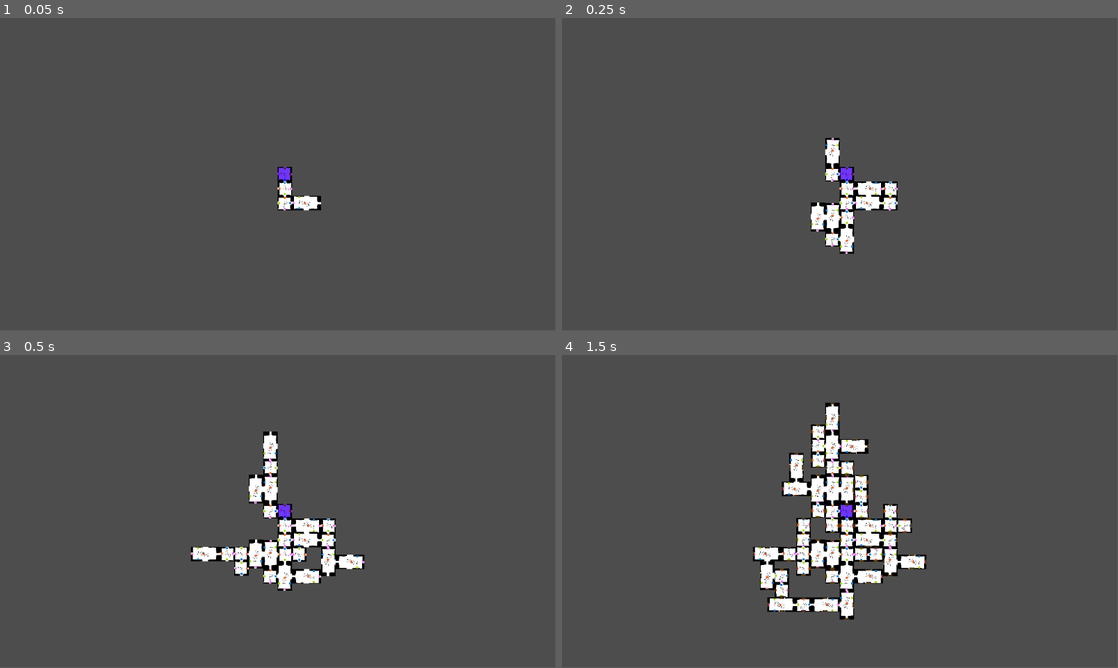
Above: before the commit, frames 1-4 (two rows, left to right).
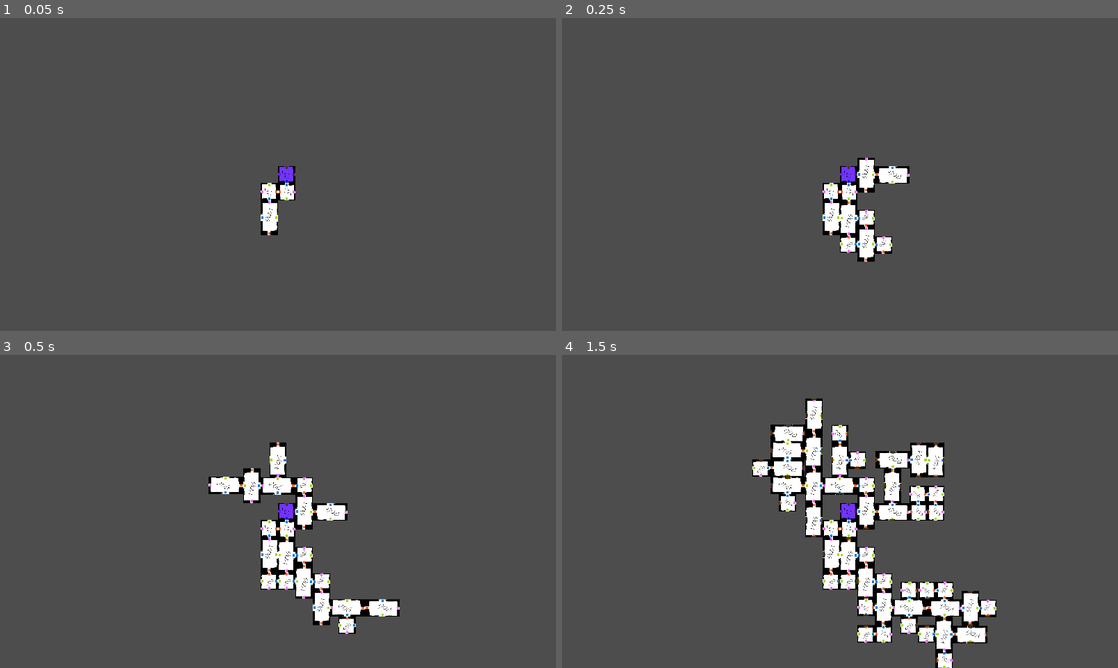
Above: after the commit, the same moments.

Repository: KosmicKroh/baldknobbers
Game: Godot game, scene res://main_game.tscn
The game is run twice, just before and just after one commit, with the same random seed, the same clock (stepped at 60 frames per second) and the same inputs.
Inputs:
- Up to frame 1 (0.05 s): no input
- Up to frame 2 (0.25 s): no input
- Up to frame 3 (0.5 s): no input
- Up to frame 4 (1.5 s): no input
In our replay, the window is 799x449 before the commit and 800x450 after it. These sizes can differ from the game's own. Grey fills any space a smaller window leaves; there, only what the larger window draws over its background counts as a difference.

The runs differ from the first frame. In frame 1, 1.0% of the frame differs, in the area x 46-58%, y 47-70%; in frame 2, 3.3%; in frame 3, 6.8%; in frame 4, 16%, in the area x 34-79%, y 13-100%.

Commit message:
Modified Base Room

Diff:
--- a/baldknobbers-game/closed_exit.tscn
+++ b/baldknobbers-game/closed_exit.tscn
@@ -1,6 +1,9 @@
-[gd_scene load_steps=2 format=3 uid="uid://btoio0vnsrpp4"]
+[gd_scene load_steps=3 format=3 uid="uid://btoio0vnsrpp4"]
 
 [ext_resource type="Texture2D" uid="uid://bfjillf2v8h4a" path="res://RoomSprites/pog.png" id="1_etvrf"]
+
+[sub_resource type="RectangleShape2D" id="RectangleShape2D_etvrf"]
+size = Vector2(30, 100)
 
 [node name="ClosedExit" type="Node2D"]
 
@@ -11,3 +14,9 @@
 offset_bottom = 50.0
 texture = ExtResource("1_etvrf")
 expand_mode = 1
+
+[node name="Hitbox" type="StaticBody2D" parent="."]
+
+[node name="Collider" type="CollisionShape2D" parent="Hitbox"]
+position = Vector2(15, 0)
+shape = SubResource("RectangleShape2D_etvrf")
--- a/baldknobbers-game/main_game.tscn
+++ b/baldknobbers-game/main_game.tscn
@@ -5,6 +5,6 @@
 [node name="MainGame" type="Node2D"]
 
 [node name="Camera2D" type="Camera2D" parent="."]
-zoom = Vector2(0.1, 0.1)
+zoom = Vector2(0.2, 0.2)
 
 [node name="Manor" parent="." instance=ExtResource("1_1oj5k")]
--- a/baldknobbers-game/project.godot
+++ b/baldknobbers-game/project.godot
@@ -11,9 +11,54 @@
 [application]
 
 config/name="Baldknobbers"
+config/description="The Baldknobbers are attempting to burn down the Mayor's Manor! What are you going to do about it?"
+config/version="1.0"
 run/main_scene="uid://t12o18bey1qs"
 config/features=PackedStringArray("4.5", "GL Compatibility")
 config/icon="res://icon.svg"
+
+[display]
+
+window/size/viewport_width=1920
+window/size/viewport_height=1080
+window/stretch/mode="viewport"
+
+[input]
+
+walk_left={
+"deadzone": 0.2,
+"events": [Object(InputEventKey,"resource_local_to_scene":false,"resource_name":"","device":-1,"window_id":0,"alt_pressed":false,"shift_pressed":false,"ctrl_pressed":false,"meta_pressed":false,"pressed":false,"keycode":0,"physical_keycode":65,"key_label":0,"unicode":97,"location":0,"echo":false,"script":null)
+, Object(InputEventKey,"resource_local_to_scene":false,"resource_name":"","device":-1,"window_id":0,"alt_pressed":false,"shift_pressed":false,"ctrl_pressed":false,"meta_pressed":false,"pressed":false,"keycode":0,"physical_keycode":4194319,"key_label":0,"unicode":0,"location":0,"echo":false,"script":null)
+]
+}
+walk_right={
+"deadzone": 0.2,
+"events": [Object(InputEventKey,"resource_local_to_scene":false,"resource_name":"","device":-1,"window_id":0,"alt_pressed":false,"shift_pressed":false,"ctrl_pressed":false,"meta_pressed":false,"pressed":false,"keycode":0,"physical_keycode":68,"key_label":0,"unicode":100,"location":0,"echo":false,"script":null)
+, Object(InputEventKey,"resource_local_to_scene":false,"resource_name":"","device":-1,"window_id":0,"alt_pressed":false,"shift_pressed":false,"ctrl_pressed":false,"meta_pressed":false,"pressed":false,"keycode":0,"physical_keycode":4194321,"key_label":0,"unicode":0,"location":0,"echo":false,"script":null)
+]
+}
+walk_up={
+"deadzone": 0.2,
+"events": [Object(InputEventKey,"resource_local_to_scene":false,"resource_name":"","device":-1,"window_id":0,"alt_pressed":false,"shift_pressed":false,"ctrl_pressed":false,"meta_pressed":false,"pressed":false,"keycode":0,"physical_keycode":87,"key_label":0,"unicode":119,"location":0,"echo":false,"script":null)
+, Object(InputEventKey,"resource_local_to_scene":false,"resource_name":"","device":-1,"window_id":0,"alt_pressed":false,"shift_pressed":false,"ctrl_pressed":false,"meta_pressed":false,"pressed":false,"keycode":0,"physical_keycode":4194320,"key_label":0,"unicode":0,"location":0,"echo":false,"script":null)
+]
+}
+walk_down={
+"deadzone": 0.2,
+"events": [Object(InputEventKey,"resource_local_to_scene":false,"resource_name":"","device":-1,"window_id":0,"alt_pressed":false,"shift_pressed":false,"ctrl_pressed":false,"meta_pressed":false,"pressed":false,"keycode":0,"physical_keycode":4194322,"key_label":0,"unicode":0,"location":0,"echo":false,"script":null)
+, Object(InputEventKey,"resource_local_to_scene":false,"resource_name":"","device":-1,"window_id":0,"alt_pressed":false,"shift_pressed":false,"ctrl_pressed":false,"meta_pressed":false,"pressed":false,"keycode":0,"physical_keycode":83,"key_label":0,"unicode":115,"location":0,"echo":false,"script":null)
+]
+}
+add_fire={
+"deadzone": 0.2,
+"events": [Object(InputEventKey,"resource_local_to_scene":false,"resource_name":"","device":-1,"window_id":0,"alt_pressed":false,"shift_pressed":false,"ctrl_pressed":false,"meta_pressed":false,"pressed":false,"keycode":0,"physical_keycode":69,"key_label":0,"unicode":101,"location":0,"echo":false,"script":null)
+]
+}
+add_water={
+"deadzone": 0.2,
+"events": [Object(InputEventKey,"resource_local_to_scene":false,"resource_name":"","device":-1,"window_id":0,"alt_pressed":false,"shift_pressed":false,"ctrl_pressed":false,"meta_pressed":false,"pressed":false,"keycode":0,"physical_keycode":81,"key_label":0,"unicode":113,"location":0,"echo":false,"script":null)
+]
+}
 
 [rendering]
 
--- a/baldknobbers-game/room1.tscn
+++ b/baldknobbers-game/room1.tscn
@@ -11,14 +11,34 @@
 offset_right = 600.0
 expand_mode = 1
 
+[node name="Arrow2" parent="Layout" index="2"]
+offset_left = 545.0
+offset_right = 585.0
+
+[node name="Arrow3" parent="Layout" index="3"]
+offset_left = 276.0
+offset_right = 316.0
+
+[node name="Arrow4" parent="Layout" index="4"]
+offset_left = 273.0
+offset_right = 313.0
+
 [node name="Exit1" parent="Exits" index="0"]
-position = Vector2(599, 150)
+position = Vector2(600, 150)
 
-[node name="Exit2" parent="Exits" index="1"]
-position = Vector2(295, 300)
+[node name="Exit3" type="Marker2D" parent="Exits" index="1"]
+position = Vector2(293, 300)
+rotation = 1.5707964
+gizmo_extents = 85.6
 
-[node name="Exit4" parent="Exits" index="3"]
-position = Vector2(301, 0)
+[node name="Exit4" type="Marker2D" parent="Exits" index="2"]
+position = Vector2(0, 150)
+rotation = 3.1415927
+gizmo_extents = 85.6
+
+[node name="Exit2" parent="Exits" index="3"]
+position = Vector2(300, 0)
+rotation = -1.5707964
 
 [node name="Collision" parent="Hitbox" index="0"]
 position = Vector2(300.5, 150.5)
--- a/baldknobbers-game/room_base.tscn
+++ b/baldknobbers-game/room_base.tscn
@@ -18,30 +18,30 @@
 
 [node name="Arrow" type="ColorRect" parent="Layout"]
 offset_left = 10.0
-offset_top = 134.0
+offset_top = 130.0
 offset_right = 50.0
-offset_bottom = 174.0
+offset_bottom = 170.0
 color = Color(1, 0.4, 1, 1)
 
 [node name="Arrow2" type="ColorRect" parent="Layout"]
-offset_left = 244.0
-offset_top = 134.0
-offset_right = 284.0
-offset_bottom = 174.0
+offset_left = 250.0
+offset_top = 130.0
+offset_right = 290.0
+offset_bottom = 170.0
 color = Color(1, 0.4, 0.16470589, 1)
 
 [node name="Arrow3" type="ColorRect" parent="Layout"]
-offset_left = 131.0
-offset_top = 15.0
-offset_right = 171.0
-offset_bottom = 55.0
+offset_left = 130.0
+offset_top = 10.0
+offset_right = 170.0
+offset_bottom = 50.0
 color = Color(0.6242957, 0.84866303, 0, 1)
 
 [node name="Arrow4" type="ColorRect" parent="Layout"]
-offset_left = 131.0
-offset_top = 245.0
-offset_right = 171.0
-offset_bottom = 285.0
+offset_left = 130.0
+offset_top = 250.0
+offset_right = 170.0
+offset_bottom = 290.0
 color = Color(0, 0.48235294, 0.85490197, 1)
 
 [node name="Exits" type="Node2D" parent="."]
@@ -56,16 +56,6 @@
 rotation = 1.5707964
 gizmo_extents = 85.6
 
-[node name="Exit3" type="Marker2D" parent="Exits"]
-position = Vector2(0, 150)
-rotation = 3.1415927
-gizmo_extents = 85.6
-
-[node name="Exit4" type="Marker2D" parent="Exits"]
-position = Vector2(150, 0)
-rotation = -1.5707964
-gizmo_extents = 85.6
-
 [node name="Hitbox" type="Area2D" parent="."]
 position = Vector2(0, -150)
 collision_layer = 2
